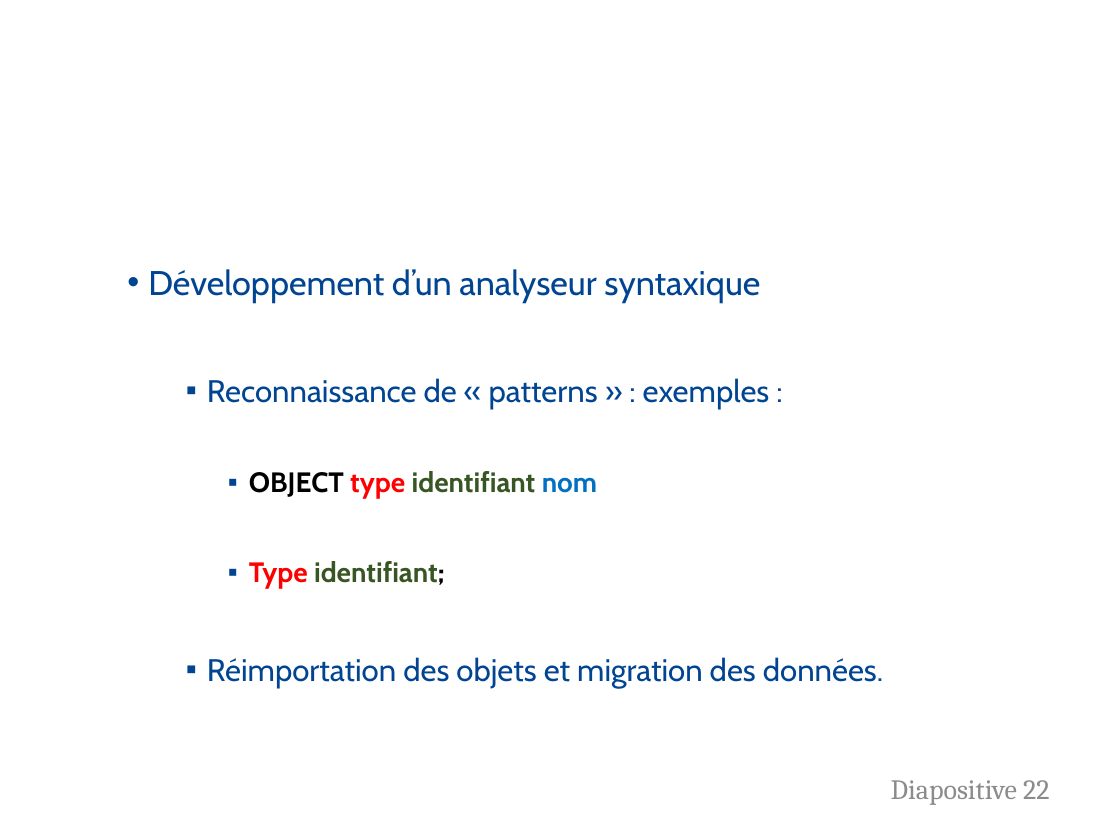
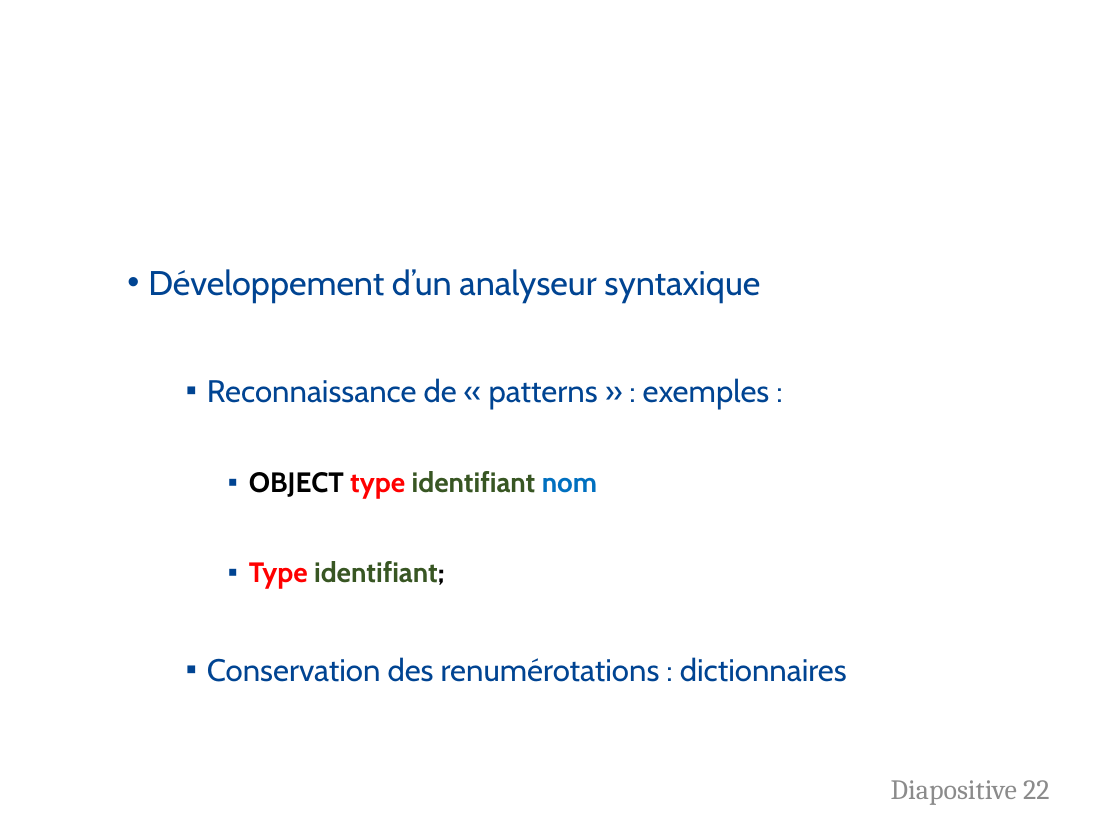
Before and after one commit to FlorentALAPETITE/Rapport_Stage_2017, a slide deck: slide 22 of Soutenance_Stage.pptx. Drawn at 1120x840 pixels with LibreOffice and Linux fonts; fonts in the diff are those of the drawing; background and template pictures are left out. Boxes give left, top, right and bottom in pixels: in the first picture for what was removed or moved away, otherwise in the second. Text is boxed around its words. In the diff, an @@ line names an element or a change of style, - is before the commit and + after.

```diff
--- a/Soutenance_Stage.pptx
+++ b/Soutenance_Stage.pptx
@@ text at box(207, 657, 847, 682): text changed @@
-  ▪ Réimportation des objets et migration des données.
+  ▪ Conservation des renumérotations : dictionnaires
```
Also in this commit, not shown: 6 slides added, 5 other files.
